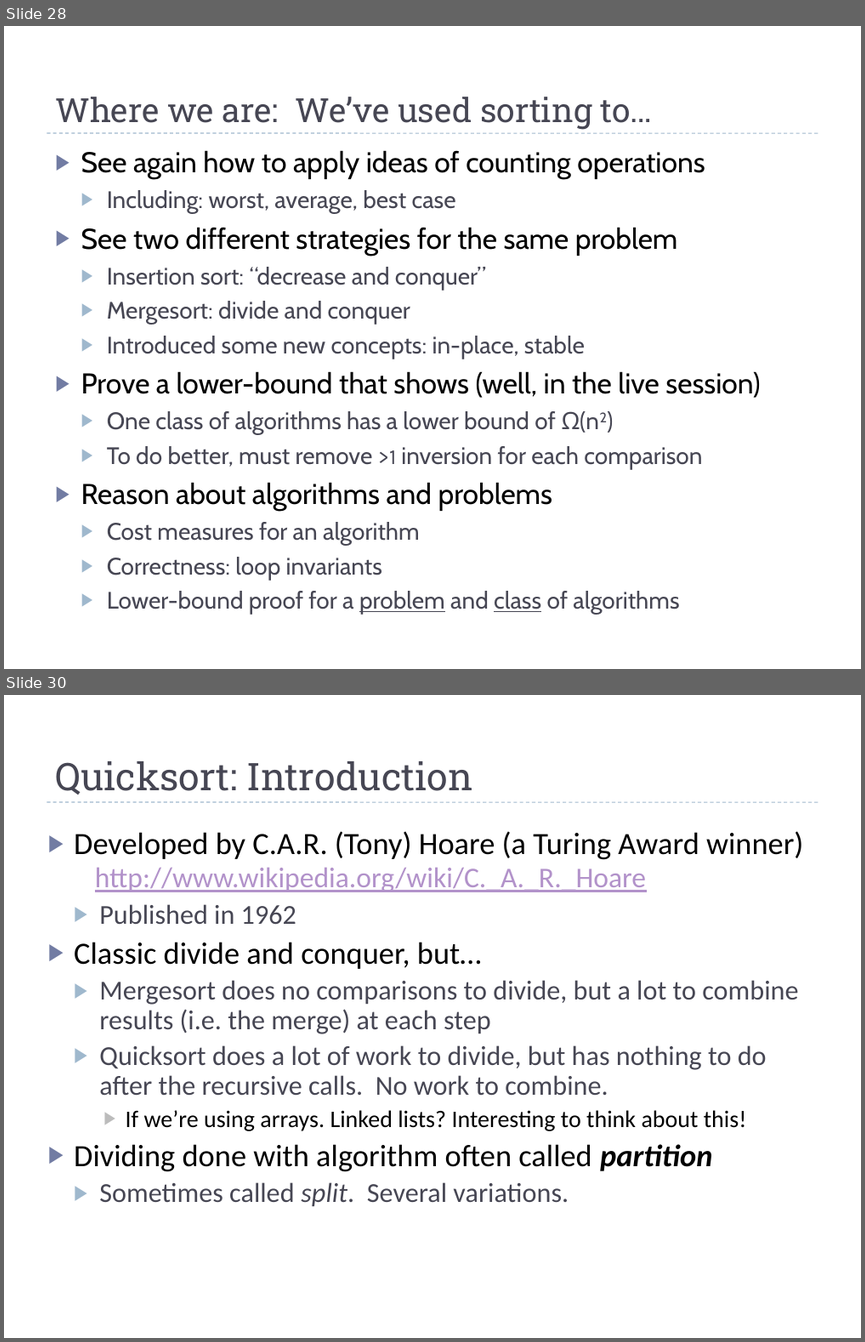
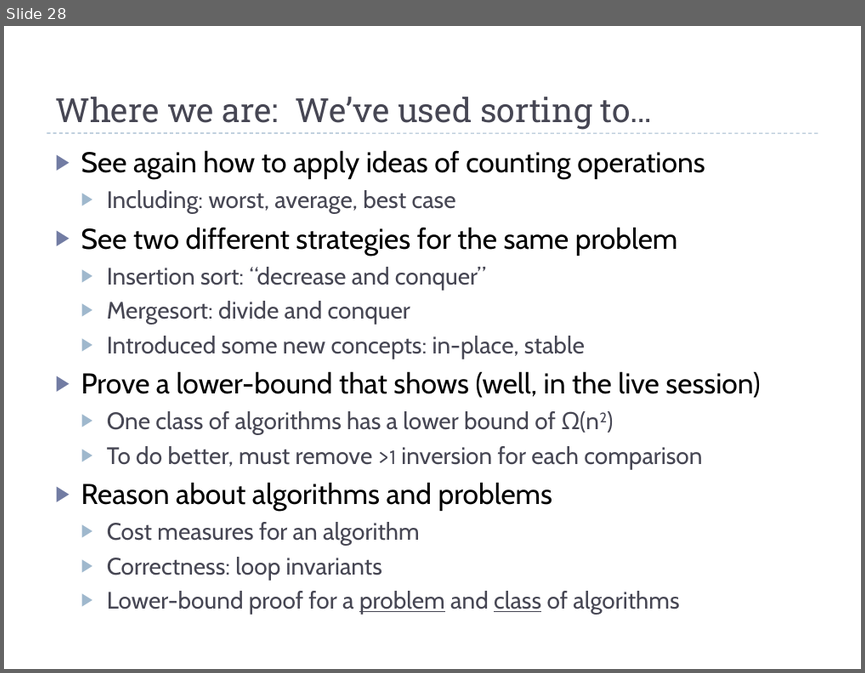
Before and after one commit to uva-cs/cs4102-f21, a slide deck: slides/sorting-intro-f21.pptx. Shown one above the other, each under a label of ours: slides 28 and 30 before the commit, slide 28 after it; the slides between them are not shown. The pictures are 865x1342 and 865x673 pixels, drawn with LibreOffice and Linux fonts; fonts in the diff are those of the drawing. Boxes give left, top, right and bottom in pixels: in the first picture for what was removed or moved away, otherwise in the second. Text is boxed around its words. In the diff, an @@ line names an element or a change of style, - is before the commit and + after.

Commit message:
broke out quicksort slides for separate lecture, including LB proof for comp sorts

```diff
--- a/slides/sorting-intro-f21.pptx
+++ b/slides/sorting-intro-f21.pptx
@@ slide 30 removed at (4,695,861,1338), background #FFFFFF; not listed: 1 template element that a slide beside it also shows @@
@@ title removed at (55,761,473,794) @@
-Quicksort: Introduction
@@ text removed at (74,831,803,1206) @@
-▶ Developed by C.A.R. (Tony) Hoare (a Turing Award winner)
-  http://www.wikipedia.org/wiki/C._A._R._Hoare
-  ▶ Published in 1962
-▶ Classic divide and conquer, but…
-  ▶ Mergesort does no comparisons to divide, but a lot to combine results (i.e. the merge) at each step
-  ▶ Quicksort does a lot of work to divide, but has nothing to do after the recursive calls. No work to combine.
-    ▶ If we’re using arrays. Linked lists? Interesting to think about this!
-▶ Dividing done with algorithm often called partition
-  ▶ Sometimes called split. Several variations.
```
Also in this commit, not shown: 2 slides changed, 14 other slides removed, 5 other files.
